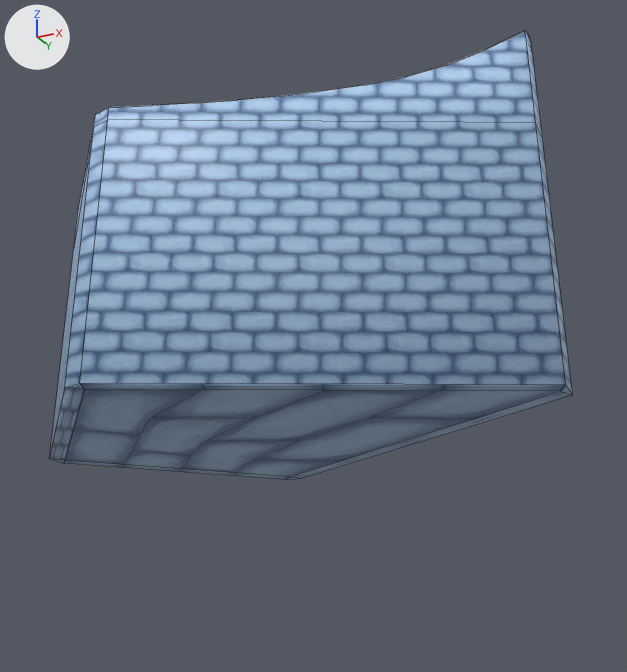
The FBX model Assets/Models/TriTower.fbx as it was, and as the next commit left it.
Both versions are drawn from a 50 mm lens placed at (0.0372, -0.0555, -0.0279), pointed at (0.009, 0.0011, -0.0024). The axes (+X, +Y, +Z) are drawn at upper left. The lights are the same throughout. Mesh edges are drawn as thin lines. Where no turn or scale is listed for an object, it has been applied to the vertices.
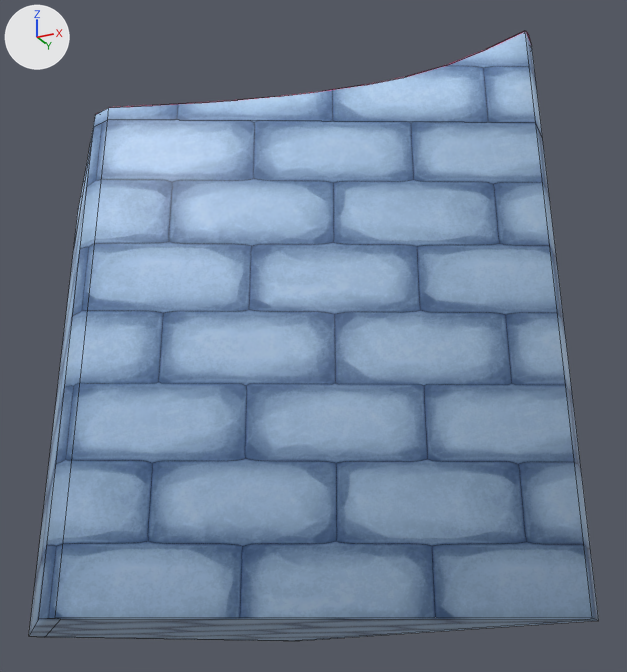
What differs and where, as boxes [x1, y1, x2, y2] in the pictures (627 x 672 px; the box of a moved part takes in the faces that stretch with it):
```json
{"object": "Cube", "change": "reshaped, surface changed", "before": [49, 31, 573, 479], "after": [29, 31, 599, 641], "on screen": "9% wider, 36% taller"}
{"part": 1, "of": "me_cube", "change": "moved or reshaped", "before": [49, 120, 573, 479], "after": [29, 120, 599, 641]}
{"part": 2, "of": "me_cube", "change": "surface changed", "before": [74, 31, 543, 243], "after": [74, 31, 543, 243]}
```

Scene script edits in JSON lines:
```json
{"block": "me_cube", "where": "# used by ob_cube; location = (0.0, 0.0, 0.0)"}
{"op": "remove", "block": "me_cube", "code": "me_cube.from_pydata(...)  # 164 vertices, 142 faces; spans x -0.015..0.028, y -0.0153..0.0153, z -0.01..0.0189"}
{"op": "add", "block": "me_cube", "code": "me_cube.from_pydata(...)  # 164 vertices, 142 faces; spans x -0.015..0.028, y -0.0153..0.0153, z -0.0242..0.0189"}
{"block": "me_cube", "change": "me_cube part 1: all 12 vertices in x -0.015..0.028, y -0.0153..0.0153, z -0.01 are moved by (0.0, 0.0, -0.0142)"}
{"block": "me_cube", "change": "me_cube part 2: texture (UV) coordinates of 29 of 142 faces, centred in x -0.015..0.028, y -0.0151..0.0151, z -0.01..0.0156, changed; they spanned u -4.17..5.17, v -2.87..4.13 and now span u -0.55..1.9, v -1.71..2.0"}
```
